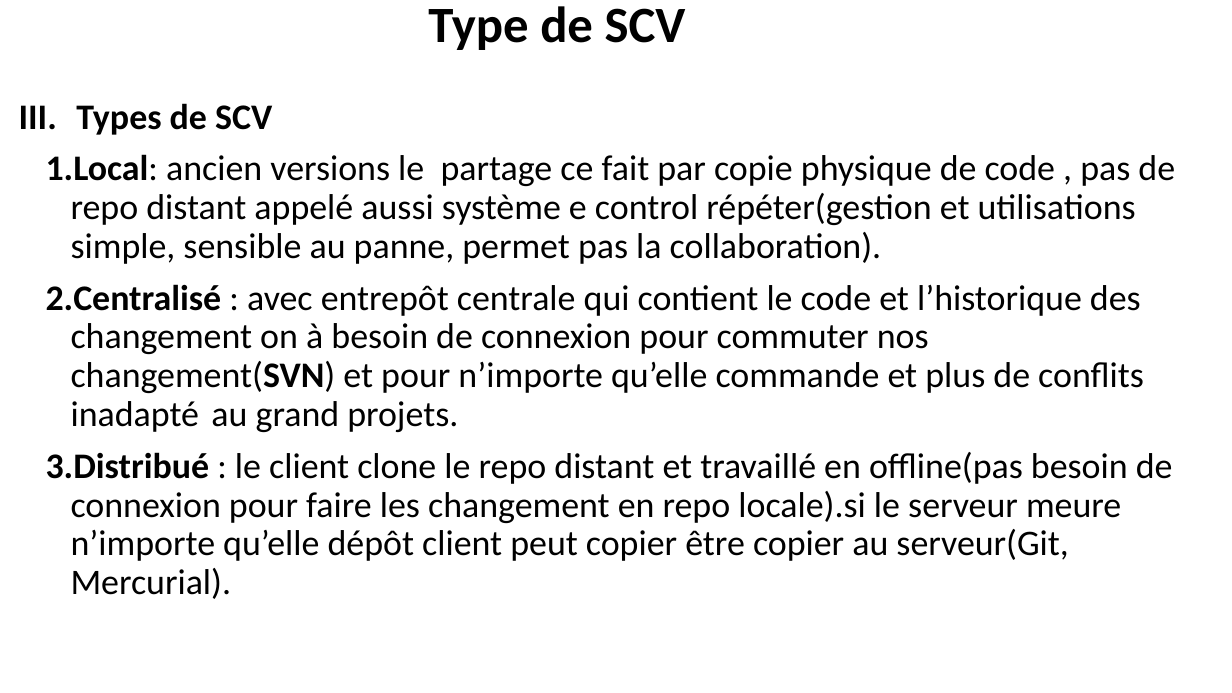
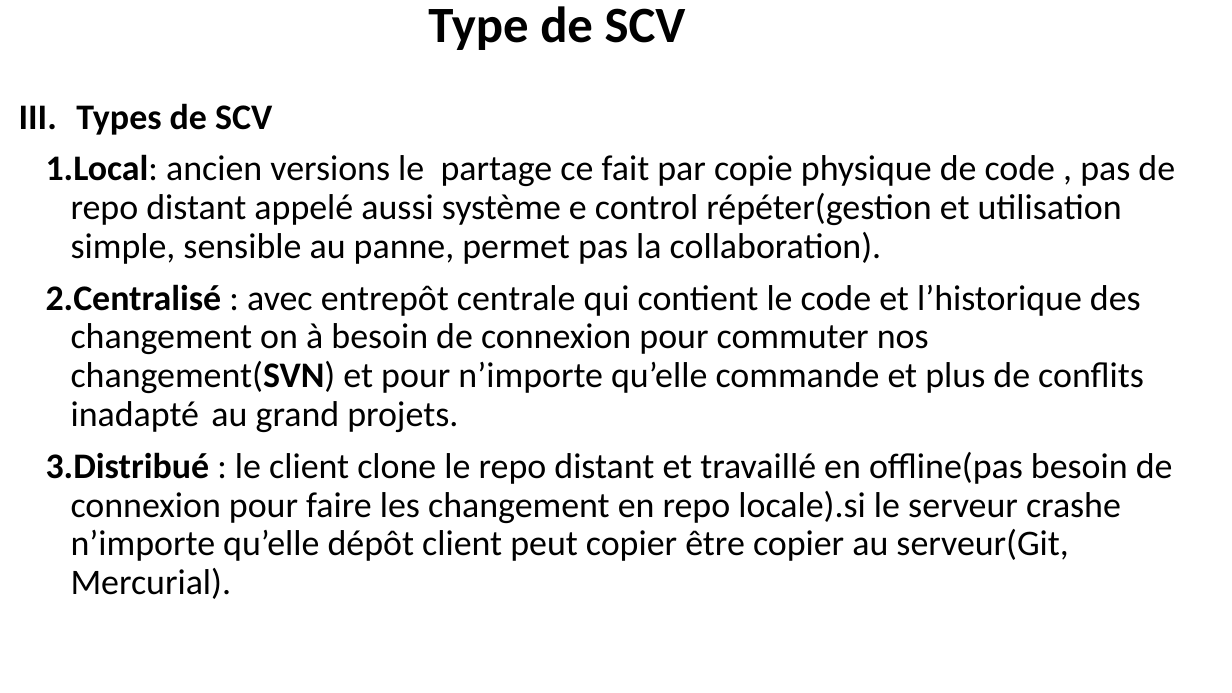
Before and after one commit to belakebiboussad/form, a slide deck: slide 2 of Formation Git.pptx. Drawn at 1232x693 pixels with LibreOffice and Linux fonts; fonts in the diff are those of the drawing. Boxes give left, top, right and bottom in pixels: in the first picture for what was removed or moved away, otherwise in the second. Text is boxed around its words. In the diff, an @@ line names an element or a change of style, - is before the commit and + after.

```diff
--- a/Formation Git.pptx
+++ b/Formation Git.pptx
@@ text at (46, 154, 1175, 264): text changed @@
-4. Local: ancien versions le partage ce fait par copie physique de code , pas de repo distant appelé aussi système e control répéter(gestion et utilisations simple, sensible au panne, permet pas la collaboration).
+4. Local: ancien versions le partage ce fait par copie physique de code , pas de repo distant appelé aussi système e control répéter(gestion et utilisation simple, sensible au panne, permet pas la collaboration).
@@ text at (46, 452, 1173, 599): text changed @@
-6. Distribué : le client clone le repo distant et travaillé en offline(pas besoin de connexion pour faire les changement en repo locale).si le serveur meure n’importe qu’elle dépôt client peut copier être copier au serveur(Git, Mercurial).
+6. Distribué : le client clone le repo distant et travaillé en offline(pas besoin de connexion pour faire les changement en repo locale).si le serveur crashe n’importe qu’elle dépôt client peut copier être copier au serveur(Git, Mercurial).
```
Also in this commit, not shown: 2 other slides changed.
